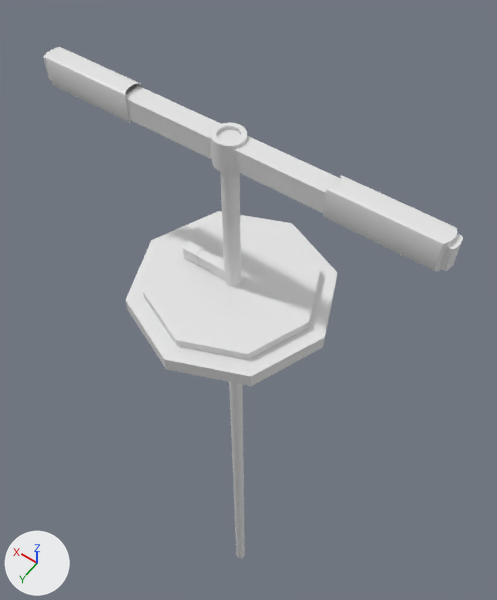
Renders of the FBX model Assets/Meshes/Lever/Lever.fbx from each side of a commit.
The view is the same before and after, from a 50 mm lens placed at (-0.584, 0.767, 1.196), pointed at (0.159, -0.273, -0.438). Every picture has the same lights, and +X, +Y and +Z are marked at lower left. Where no turn or scale is listed for an object, it has been applied to the vertices.

Objects in the first picture: 'Lever.001', 'LeverExpandable.001', 'LeverLeftHandle.001', 'LeverRightHandle.001', 'Lever_base.001'.
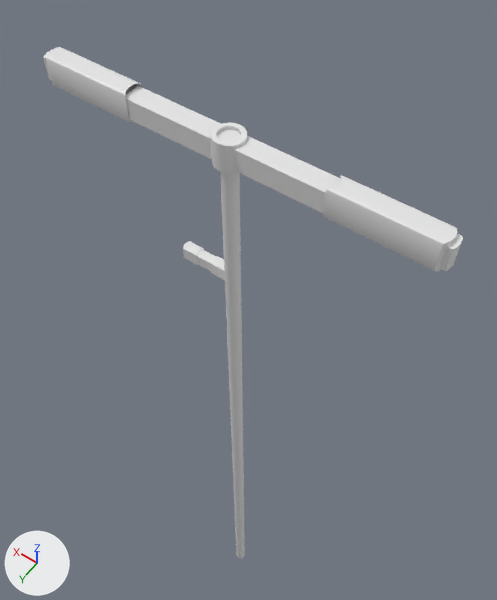
Where the newer file only moved an object's origin or applied its transform, the numbers keep the older frame.

What the commit changed:
Object 'Lever_base.001' (ob_lever_base_001) is deleted.

Pixel boxes [x1, y1, x2, y2] of what changed, in the pictures (497 x 600 px):
'Lever_base.001', deleted: before [126, 211, 337, 386]
